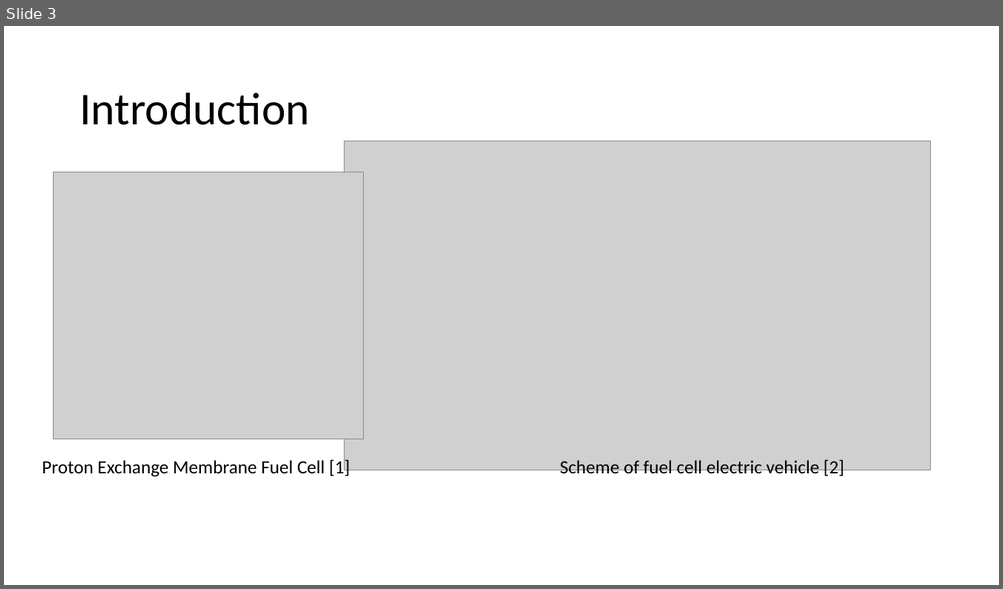
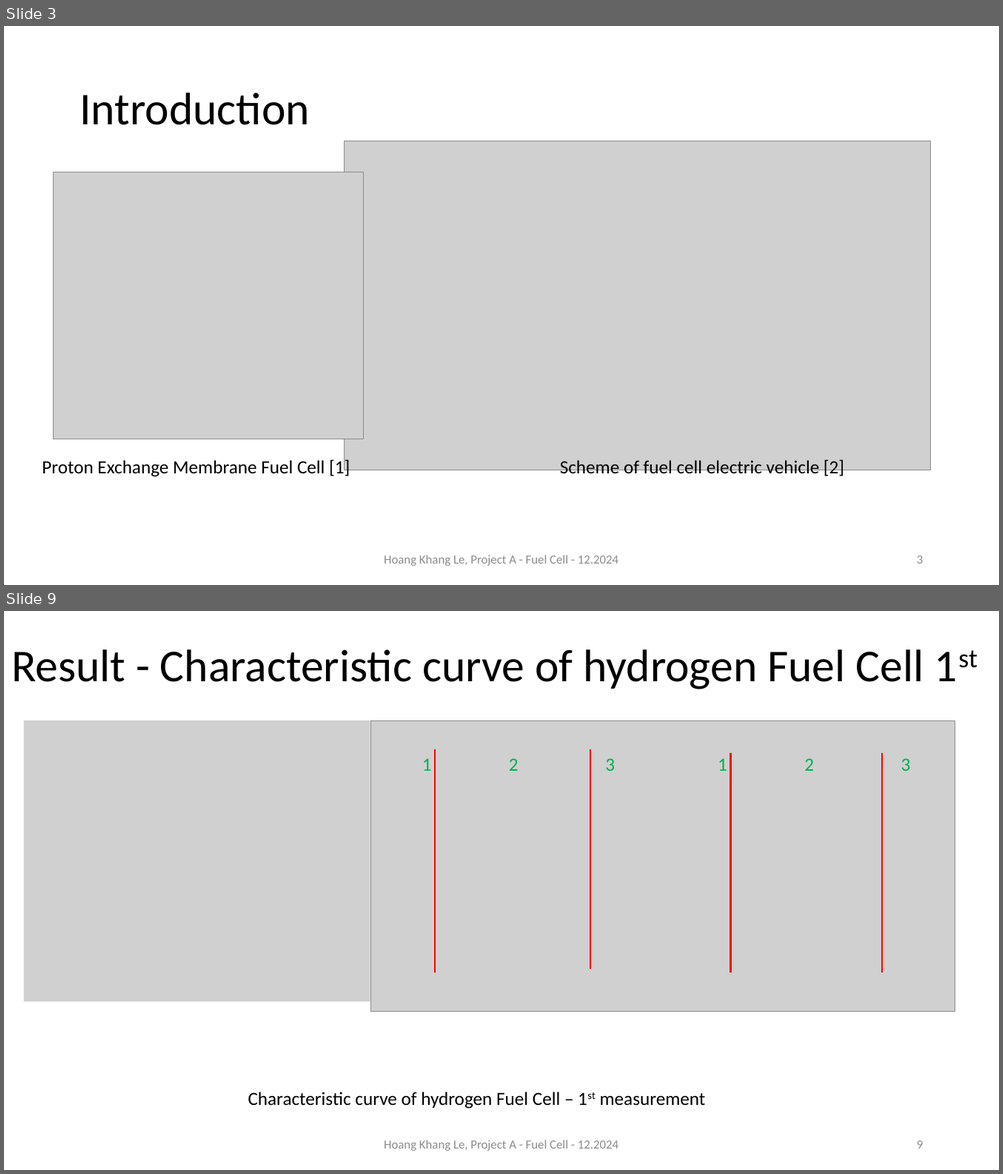
Before and after one commit to alpha7894550/ProjectA_fuelCell, a slide deck: Presentation_fuel_cell_project_khang.pptx. Shown one above the other, each under a label of ours: slide 3 before the commit, slides 3 and 9 after it; the slides between them are not shown. The pictures are 1003x589 and 1003x1174 pixels, drawn with LibreOffice and Linux fonts; fonts in the diff are those of the drawing; grey boxes stand for pictures. Boxes give left, top, right and bottom in pixels: in the first picture for what was removed or moved away, otherwise in the second. Text is boxed around its words. In the diff, an @@ line names an element or a change of style, - is before the commit and + after.

```diff
--- a/Presentation_fuel_cell_project_khang.pptx
+++ b/Presentation_fuel_cell_project_khang.pptx
@@ slide 9 added at box(4, 611, 999, 1170), background #FFFFFF @@
@@ title added at box(11, 649, 924, 689), 44 pt, text #000000 @@
+Result - Characteristic curve of hydrogen Fuel Cell 1st
@@ picture added at box(24, 721, 370, 1002) @@
@@ picture added at box(371, 721, 955, 1011) @@
@@ group added at box(422, 749, 910, 974): 6 texts, 4 lines @@
+1
+2
+3
+1
+2
+3
@@ text added at box(248, 1092, 706, 1109), 18 pt, text #000000 @@
+Characteristic curve of hydrogen Fuel Cell – 1st measurement
@@ text added at box(384, 1140, 618, 1151), 12 pt, text #8C8C8C @@
+Hoang Khang Le, Project A - Fuel Cell - 12.2024
@@ page number added at box(916, 1141, 922, 1149), 12 pt, text #8C8C8C @@
+9
@@ slide 3 changed as well @@
@@ text added at box(384, 555, 618, 566), 12 pt, text #8C8C8C @@
+Hoang Khang Le, Project A - Fuel Cell - 12.2024
@@ page number added at box(916, 556, 922, 564), 12 pt, text #8C8C8C @@
+3
```
Also in this commit, not shown: 5 other slides changed, 12 other slides added, 2 slides removed, 4 other files.
